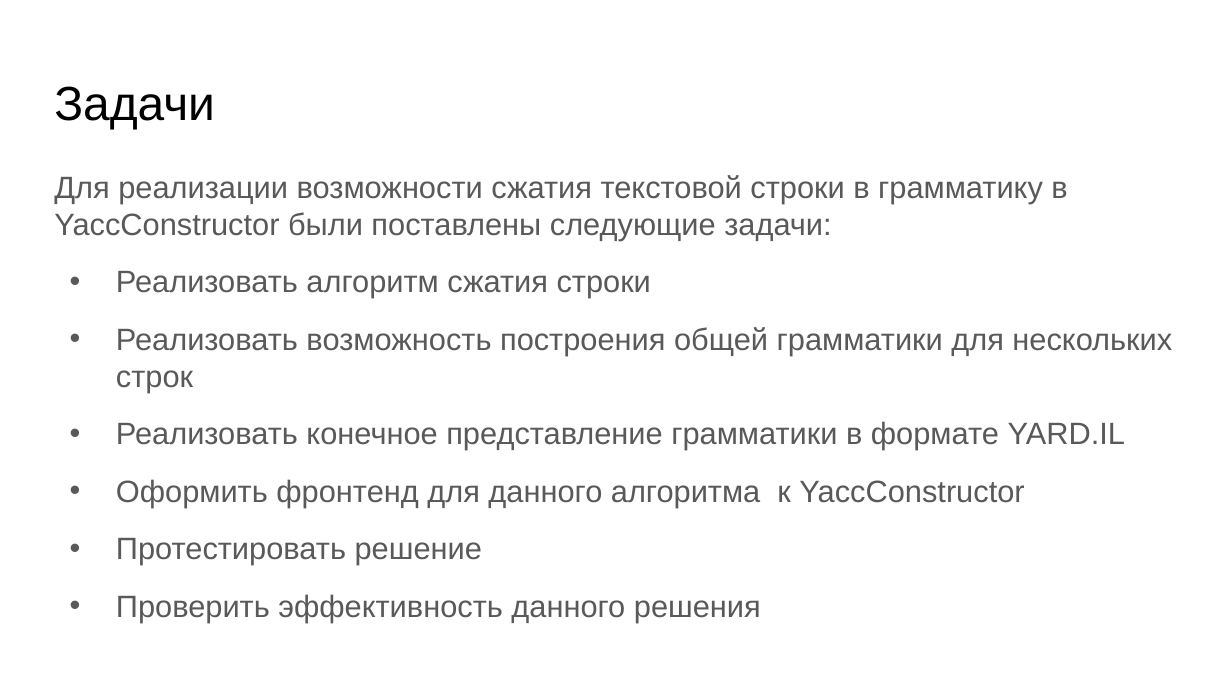
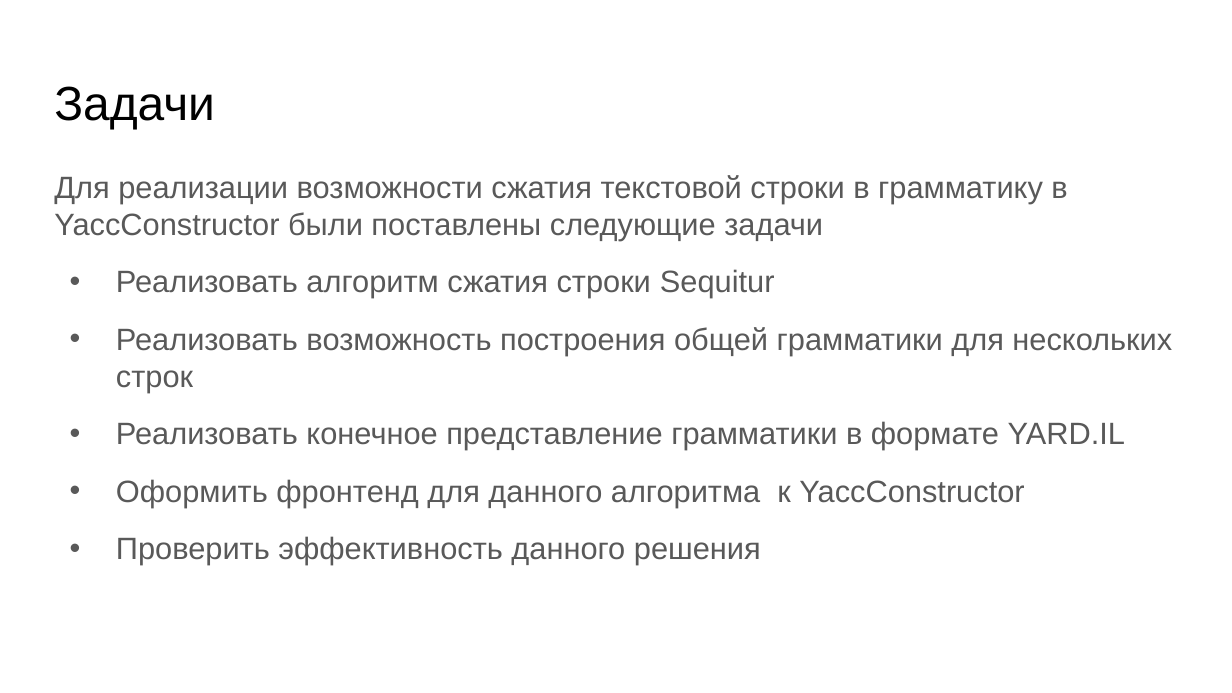
Before and after one commit to YaccConstructor/articles, a slide deck: slide 3 of 2017/diploma/ZinovyevaAnna/slides/slides.pptx. Drawn at 1232x693 pixels with LibreOffice and Linux fonts; fonts in the diff are those of the drawing. Boxes give left, top, right and bottom in pixels: in the first picture for what was removed or moved away, otherwise in the second. Text is boxed around its words. In the diff, an @@ line names an element or a change of style, - is before the commit and + after.

```diff
--- a/2017/diploma/ZinovyevaAnna/slides/slides.pptx
+++ b/2017/diploma/ZinovyevaAnna/slides/slides.pptx
@@ text at [54, 175, 1067, 298]: text changed @@
-Для реализации возможности сжатия текстовой строки в грамматику в YaccConstructor были поставлены следующие задачи:
-• Реализовать алгоритм сжатия строки
+Для реализации возможности сжатия текстовой строки в грамматику в YaccConstructor были поставлены следующие задачи
+• Реализовать алгоритм сжатия строки Sequitur
@@ text at [116, 538, 482, 565]: paragraph removed @@
-• Протестировать решение
```
Also in this commit, not shown: 8 other slides changed, 2 slides added, 3 other files.
